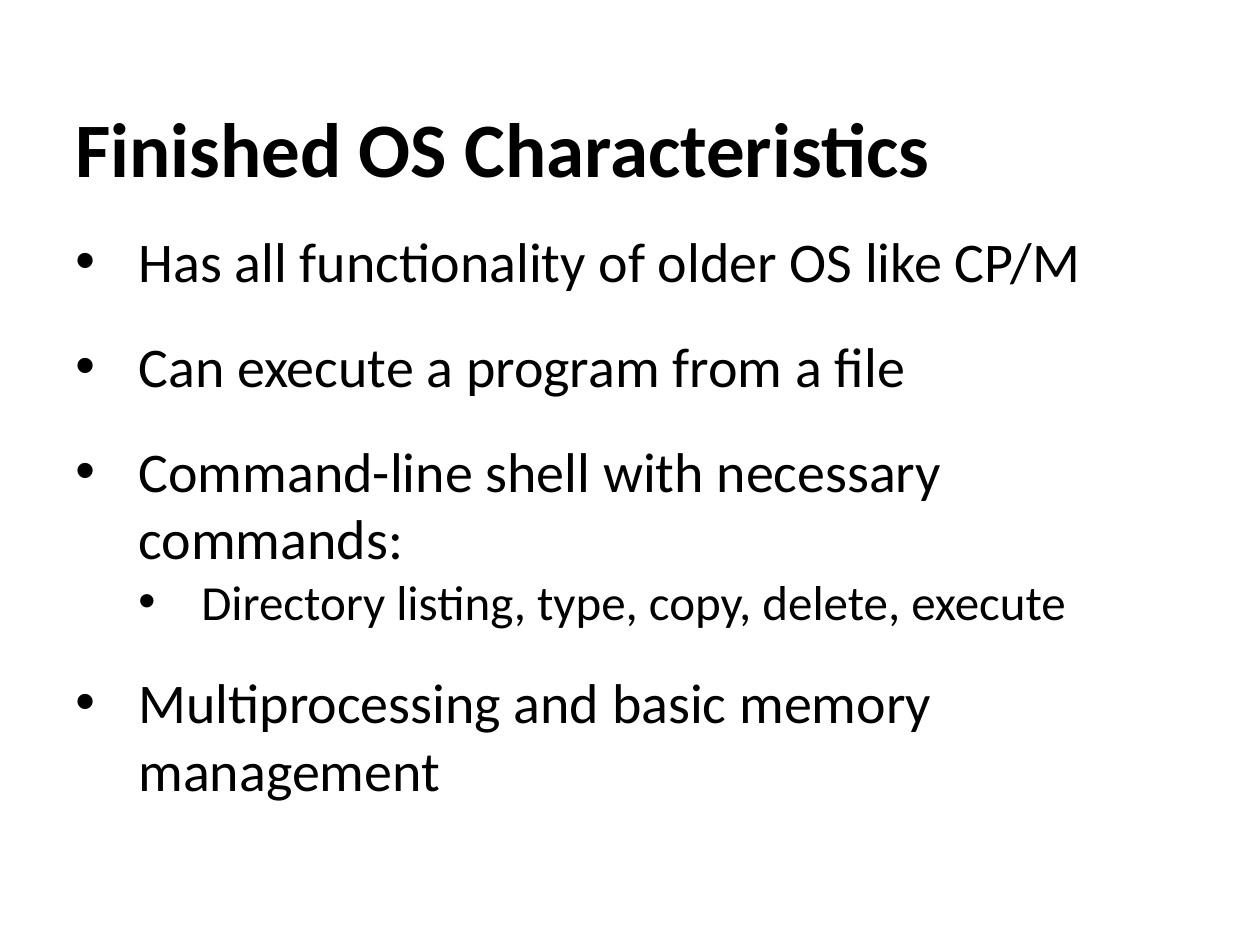
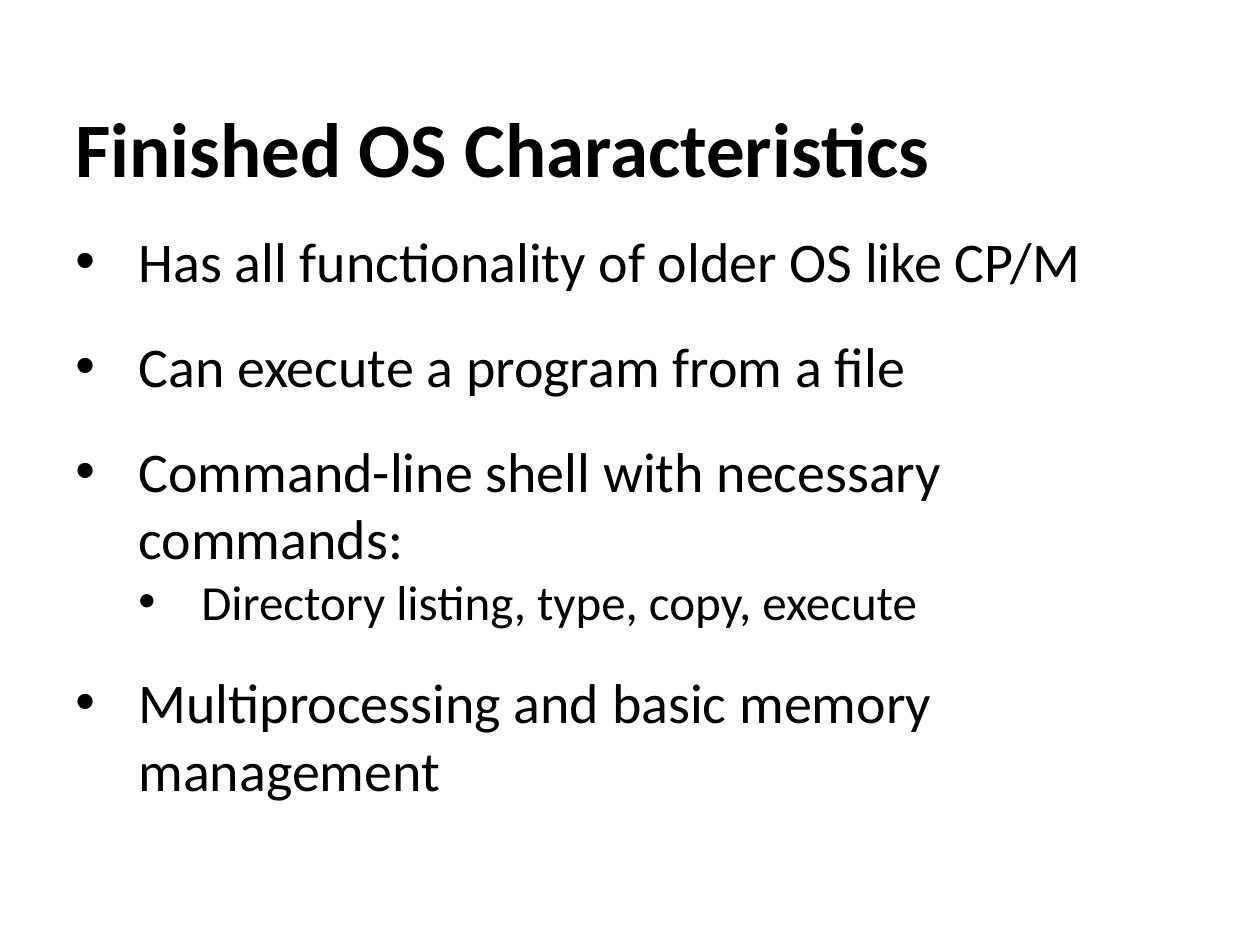
Before and after one commit to RHIT-CSSE/csse332, a slide deck: slide 7 of ClassMaterials/ProjectKickoff/ProjectKickoff.pptx (slide 6 before the commit). Drawn at 1260x945 pixels with LibreOffice and Linux fonts; fonts in the diff are those of the drawing. Boxes give left, top, right and bottom in pixels: in the first picture for what was removed or moved away, otherwise in the second. Text is boxed around its words. In the diff, an @@ line names an element or a change of style, - is before the commit and + after.

```diff
--- a/ClassMaterials/ProjectKickoff/ProjectKickoff.pptx
+++ b/ClassMaterials/ProjectKickoff/ProjectKickoff.pptx
@@ text at box(201, 586, 916, 629): text changed @@
-  • Directory listing, type, copy, delete, execute
+  • Directory listing, type, copy, execute
```
Also in this commit, not shown: 3 other slides changed, 2 slides added, 7 slides removed, 1 other file.
